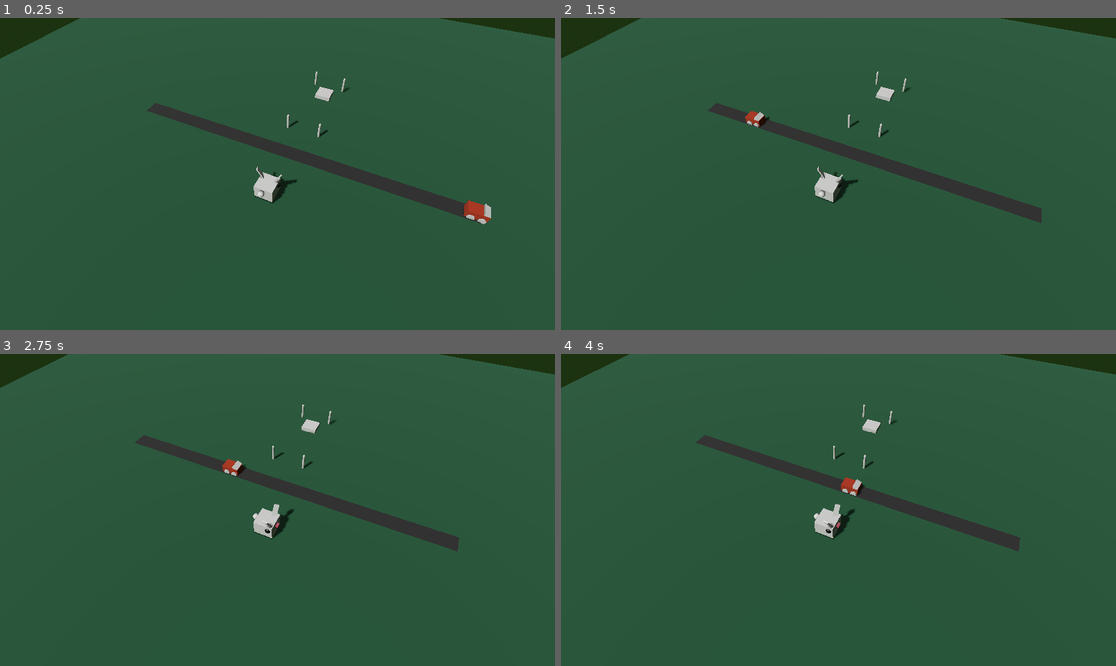
Above: before the commit, frames 1-4 (two rows, left to right).
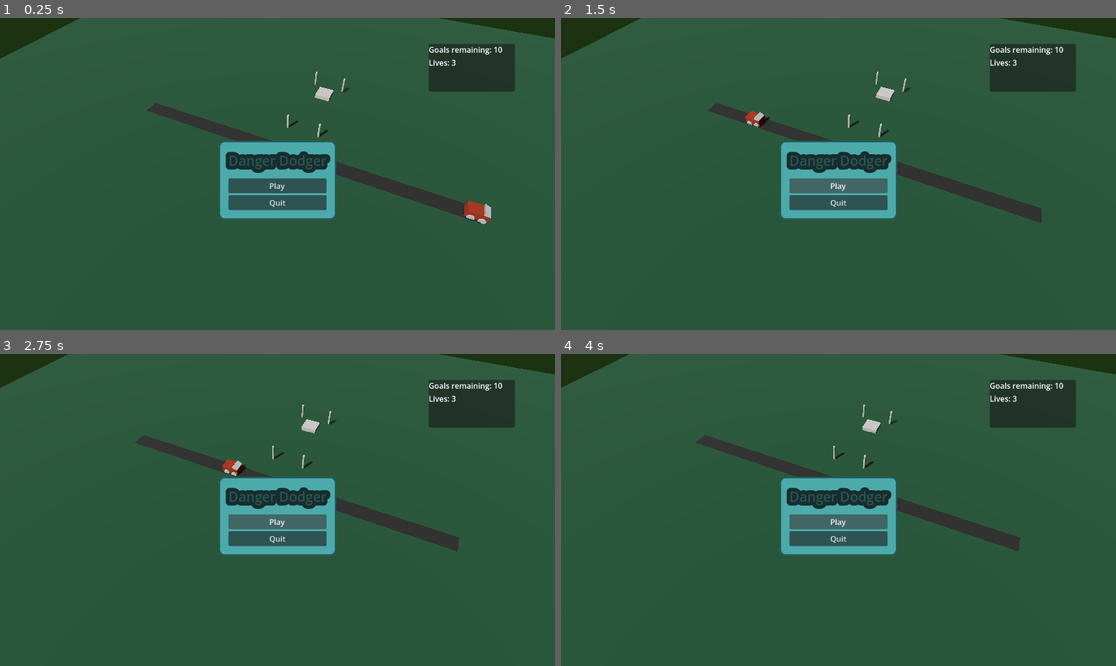
Above: after the commit, the same moments.

Repository: unblinky/danger-dodger-plus
Game: Godot game, scene res://Main/Main.tscn
Two runs of this game, one before a commit and one after it. Both use one fixed random seed, a clock stepped at 60 frames per second and the inputs below.
Inputs (mouse positions are in pixels of both pictures, inside the frame that each line leads up to):
- Up to frame 1 (0.25 s): no input
- Up to frame 2 (1.5 s): click (838, 186) at 0.5 s, where only the run after the commit has a clickable "Play"; click (838, 186) at 1.25 s, where only the run after the commit has a clickable "Play"
- Up to frame 3 (2.75 s): hold D (move_right) from 2.03 s (still down)
- Up to frame 4 (4 s): release D (move_right) at 2.78 s; hold S (move_down) 2.78-3.53 s; hold D (move_right) from 3.53 s (still down)

The runs differ from the first frame. In frame 1, 6.2% of the frame differs, in the area x 39-93%, y 8-65%; in frame 2, 6.7%; in frame 3, 6.7%; in frame 4, 6.7%.

Commit message:
Pause menu.

Diff:
--- a/Code/Animal/Animal.gd
+++ b/Code/Animal/Animal.gd
@@ -1,3 +1,11 @@
+# var = nouns
+# func = verbs
+# if match conditions
+# for = loops
+
+# 80%
+
+
 extends Area3D
 class_name Animal
 
@@ -25,11 +33,15 @@
 	current_spot = position
 	next_spot = position
 
+
 func on_entered(other_area: Area3D) -> void:
 	if other_area is Vehicle:
 		print("Lose a life.")
+
 	if other_area is Goal:
 		print("Goal!!!")
+		# TODO: Do somthing more dynamic.
+		position = Vector3.ZERO
 
 
 func _process(delta: float) -> void:
--- a/Code/Animal/Animal.tscn
+++ b/Code/Animal/Animal.tscn
@@ -61,3 +61,25 @@
 transform = Transform3D(-0.29599997, -5.3150522e-08, -3.9693076e-16, 4.363025e-08, -0.34361634, 0.0490578, -9.696512e-09, 0.076366276, 0.22073965, 0, 0, -0.48210275)
 material_override = SubResource("StandardMaterial3D_uunli")
 mesh = SubResource("PrismMesh_fh211")
+
+[node name="UI" type="PanelContainer" parent="." unique_id=915517473]
+anchors_preset = -1
+anchor_left = 1.0
+anchor_right = 1.0
+offset_left = -262.0
+offset_top = 54.0
+offset_right = -83.0
+offset_bottom = 153.0
+grow_horizontal = 0
+grow_vertical = 2
+
+[node name="VBox" type="VBoxContainer" parent="UI" unique_id=1214470196]
+layout_mode = 2
+
+[node name="GoalsUI" type="Label" parent="UI/VBox" unique_id=195041180]
+layout_mode = 2
+text = "Goals remaining: 10"
+
+[node name="LivesUI" type="Label" parent="UI/VBox" unique_id=916532860]
+layout_mode = 2
+text = "Lives: 3"
--- a/Code/Main/Main.gd
+++ b/Code/Main/Main.gd
@@ -1,12 +1,10 @@
 extends Node
 class_name Main
 
+@onready var quit_button: Button = $PauseMenu/VBox/QuitButton
 
-# Called when the node enters the scene tree for the first time.
 func _ready() -> void:
-	pass # Replace with function body.
+	quit_button.pressed.connect(on_quit_pressed)
 
-
-# Called every frame. 'delta' is the elapsed time since the previous frame.
-func _process(delta: float) -> void:
-	pass
+func on_quit_pressed():
+	get_tree().quit()
--- a/Code/Main/Main.tscn
+++ b/Code/Main/Main.tscn
@@ -27,6 +27,28 @@
 
 [sub_resource type="CapsuleMesh" id="CapsuleMesh_fh211"]
 radius = 0.069
+
+[sub_resource type="StyleBoxFlat" id="StyleBoxFlat_6aewd"]
+content_margin_left = 20.0
+content_margin_top = 9.0
+content_margin_right = 20.0
+content_margin_bottom = 20.0
+bg_color = Color(0.29967466, 0.66778356, 0.66767, 1)
+border_width_left = 3
+border_width_top = 3
+border_width_right = 3
+border_width_bottom = 3
+border_color = Color(0.13865176, 0.36753035, 0.3677084, 1)
+corner_radius_top_left = 12
+corner_radius_top_right = 12
+corner_radius_bottom_right = 12
+corner_radius_bottom_left = 12
+
+[sub_resource type="LabelSettings" id="LabelSettings_6aewd"]
+font_size = 28
+font_color = Color(0.18039216, 0.3254902, 0.3254902, 1)
+outline_size = 32
+outline_color = Color(0.08763171, 0.17775533, 0.17777494, 1)
 
 [node name="Main" type="Node" unique_id=1391425956]
 script = ExtResource("1_lxy7q")
@@ -80,3 +102,35 @@
 
 [node name="Goal" parent="." unique_id=860213988 instance=ExtResource("5_6aewd")]
 transform = Transform3D(1, 0, 0, 0, 1, 0, 0, 0, 1, 0, 0, -9)
+
+[node name="PauseMenu" type="PanelContainer" parent="." unique_id=420641389]
+anchors_preset = 8
+anchor_left = 0.5
+anchor_top = 0.5
+anchor_right = 0.5
+anchor_bottom = 0.5
+offset_left = -122.0
+offset_top = -69.0
+offset_right = 122.0
+offset_bottom = 95.0
+grow_horizontal = 2
+grow_vertical = 2
+theme_override_styles/panel = SubResource("StyleBoxFlat_6aewd")
+
+[node name="VBox" type="VBoxContainer" parent="PauseMenu" unique_id=1590555721]
+layout_mode = 2
+alignment = 1
+
+[node name="Title" type="Label" parent="PauseMenu/VBox" unique_id=1593404909]
+layout_mode = 2
+size_flags_vertical = 6
+text = "Danger Dodger"
+label_settings = SubResource("LabelSettings_6aewd")
+
+[node name="PlayButton" type="Button" parent="PauseMenu/VBox" unique_id=1762163211]
+layout_mode = 2
+text = "Play"
+
+[node name="QuitButton" type="Button" parent="PauseMenu/VBox" unique_id=423557226]
+layout_mode = 2
+text = "Quit"
Not shown, changed: Art/GDD.blend
